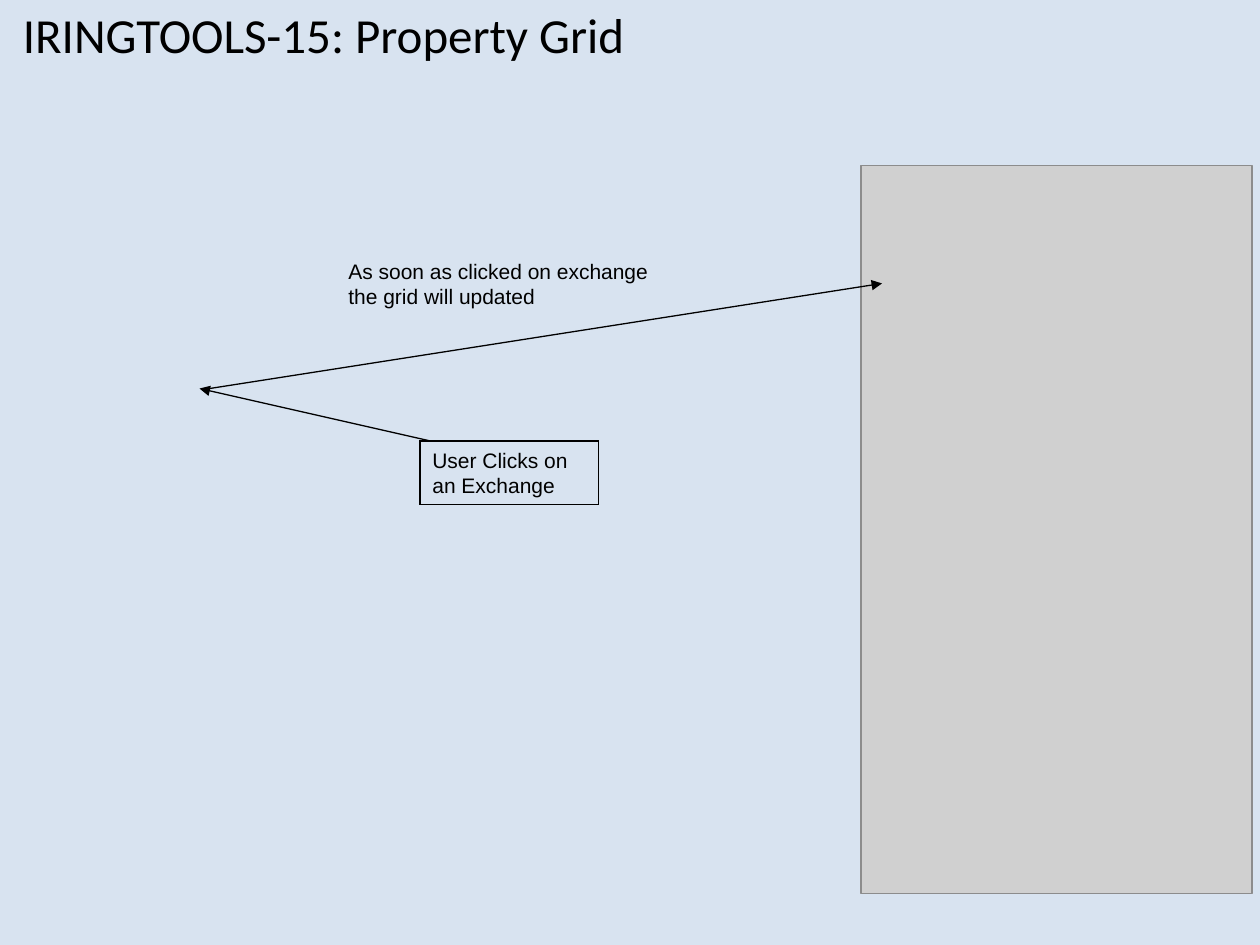
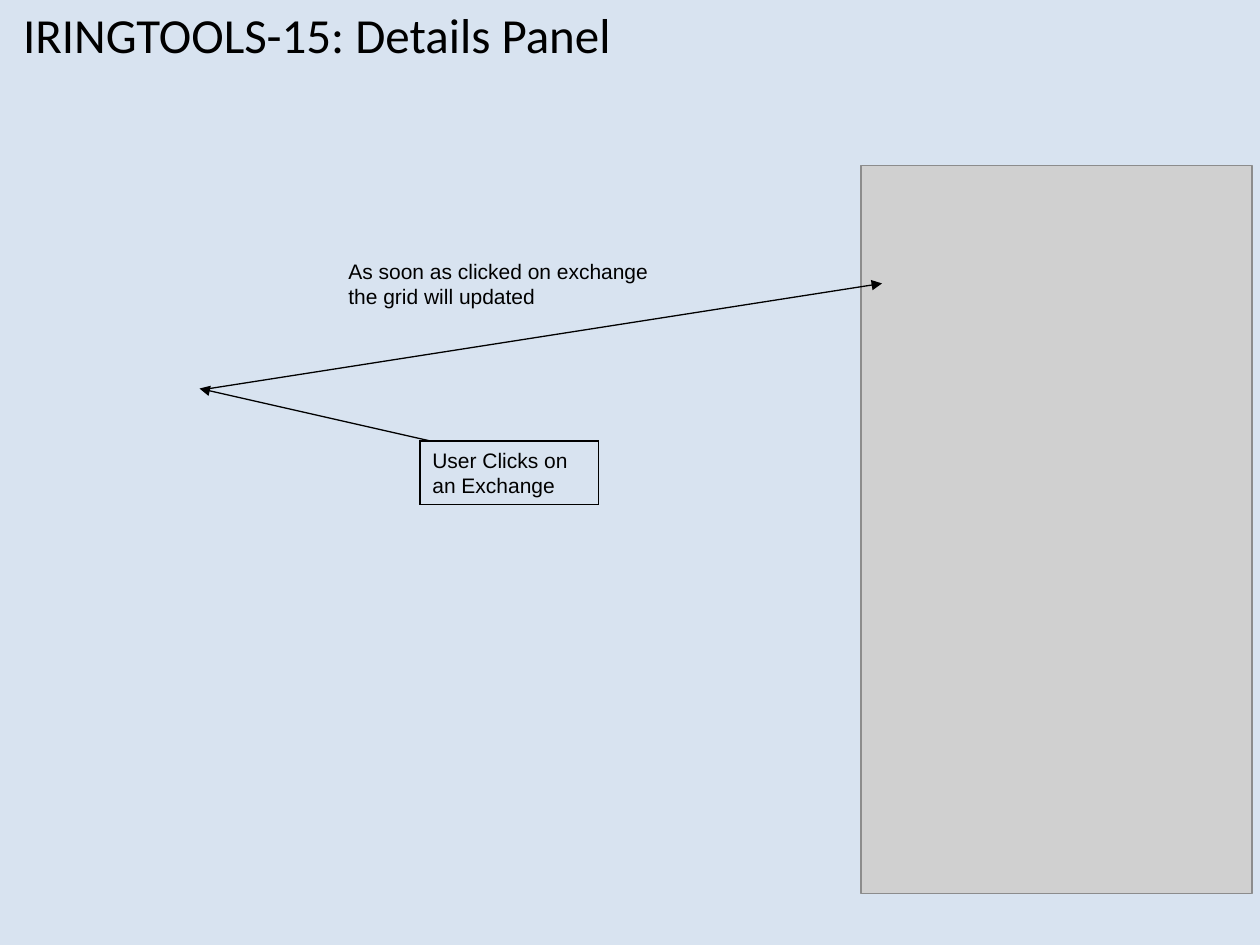
Before and after one commit to heyena/iring-tools, a slide deck: slide 5 of trunk/iRINGTools.ESBServices/documents/Sprint 2 User Stories.1.1.ppt (slide 7 before the commit). Drawn at 1260x945 pixels with LibreOffice and Linux fonts; fonts in the diff are those of the drawing; grey boxes stand for pictures; background and template pictures are left out. Boxes give left, top, right and bottom in pixels: in the first picture for what was removed or moved away, otherwise in the second. Text is boxed around its words. In the diff, an @@ line names an element or a change of style, - is before the commit and + after.

```diff
--- a/trunk/iRINGTools.ESBServices/documents/Sprint 2 User Stories.1.1.ppt
+++ b/trunk/iRINGTools.ESBServices/documents/Sprint 2 User Stories.1.1.ppt
@@ title at bbox=[23, 19, 611, 54]: text changed @@
-IRINGTOOLS-15: Property Grid
+IRINGTOOLS-15: Details Panel
```
Also in this commit, not shown: 4 other slides changed.
